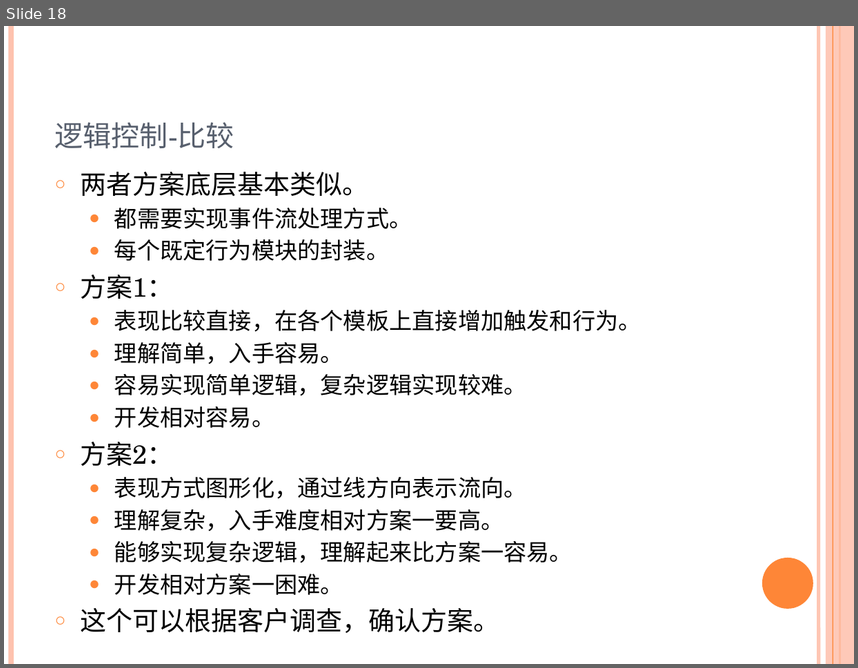
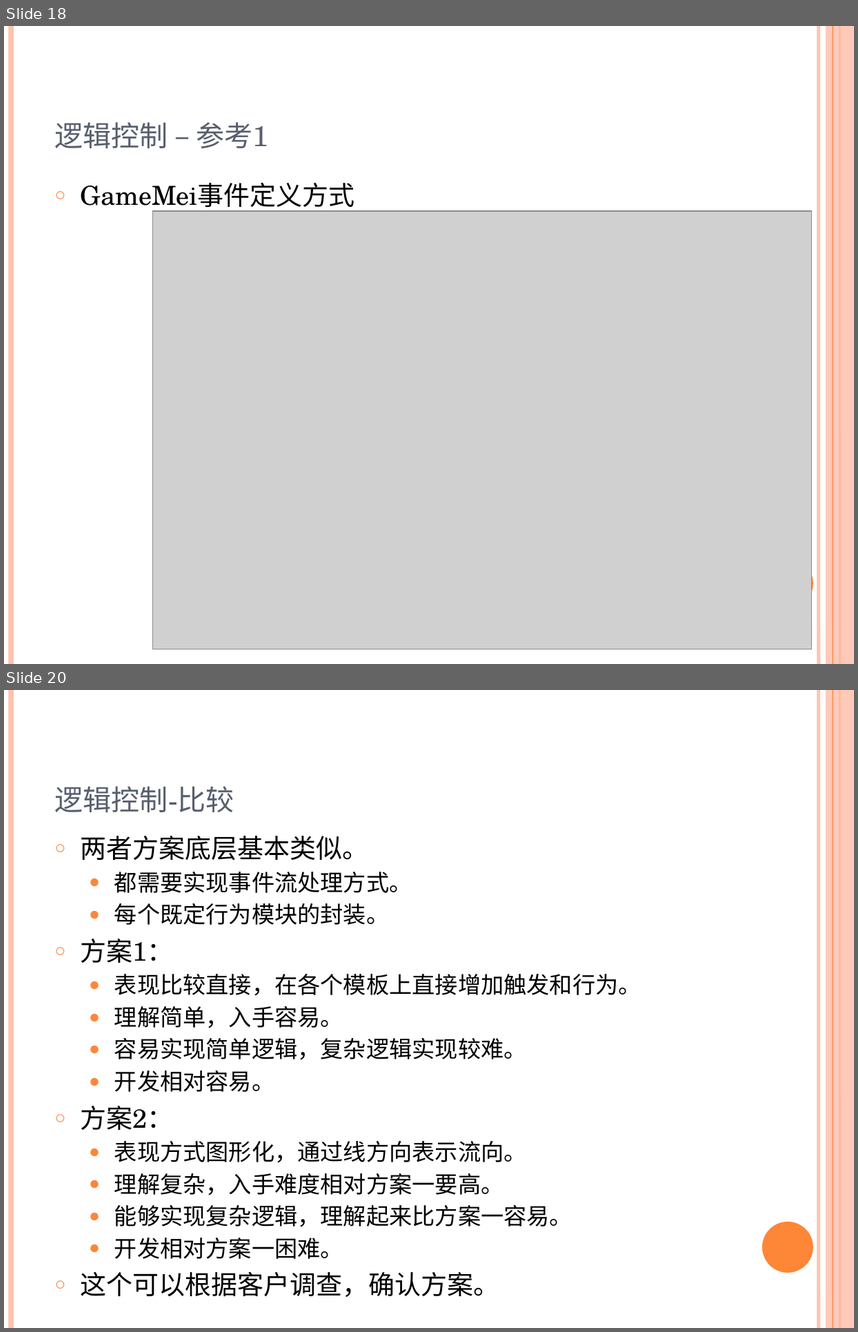
Before and after one commit to favedit/MoCrossOld, a slide deck: Document/编辑器界面方案.pptx. Shown one above the other, each under a label of ours: slide 18 before the commit, slides 18 and 20 after it; the slides between them are not shown. The pictures are 858x668 and 858x1332 pixels, drawn with LibreOffice and Linux fonts; fonts in the diff are those of the drawing; grey boxes stand for pictures. Boxes give left, top, right and bottom in pixels: in the first picture for what was removed or moved away, otherwise in the second. Text is boxed around its words. In the diff, an @@ line names an element or a change of style, - is before the commit and + after.

```diff
--- a/Document/编辑器界面方案.pptx
+++ b/Document/编辑器界面方案.pptx
@@ slide 18 added at <box>4,26,854,664</box>, background #FFFFFF; not listed: 6 template elements that a slide beside it also shows @@
@@ title added at <box>55,122,268,149</box>, 30 pt, text #575F6D, small capitals @@
+逻辑控制 – 参考1
@@ text added at <box>81,183,355,214</box>, 22.2 pt, text #000000 @@
+○ GameMei事件定义方式
@@ picture added at <box>153,212,811,649</box> @@
@@ what was slide 18 is now slide 20 @@
```
Also in this commit, not shown: 2 slides changed, 1 other slide added.
